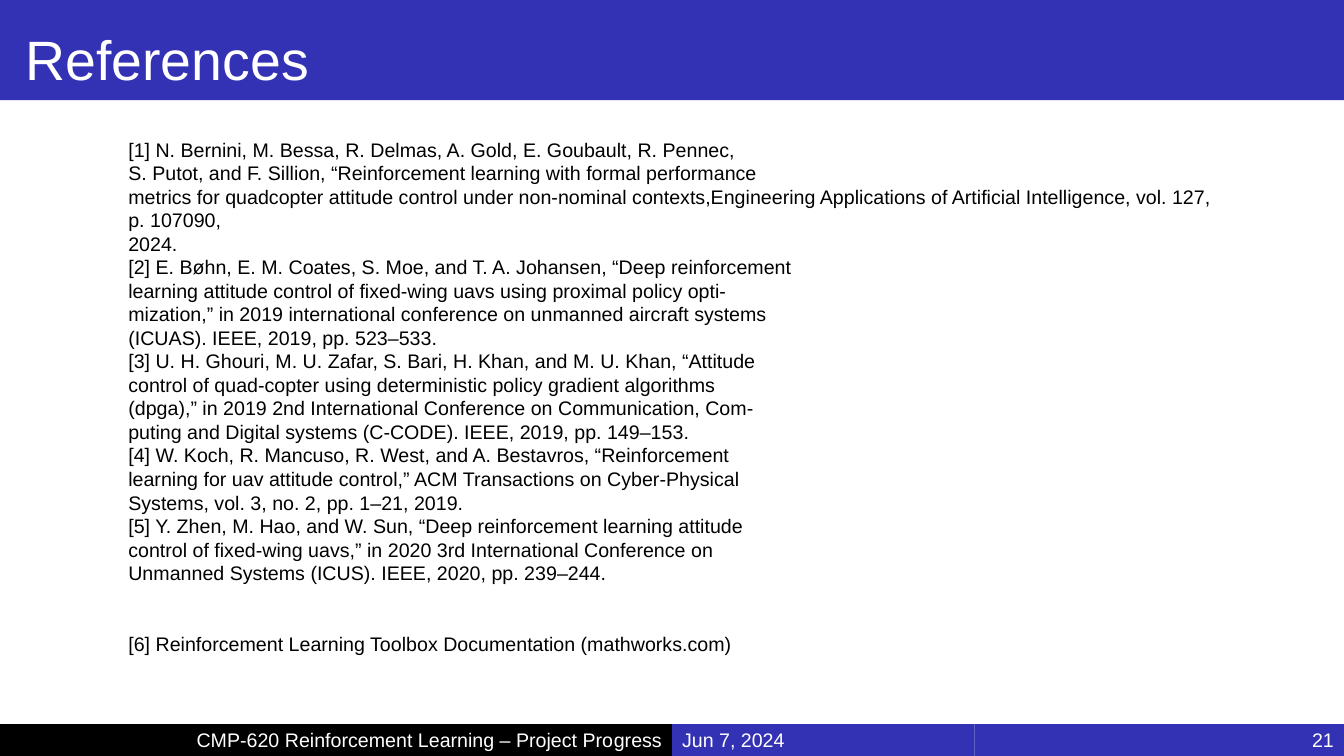
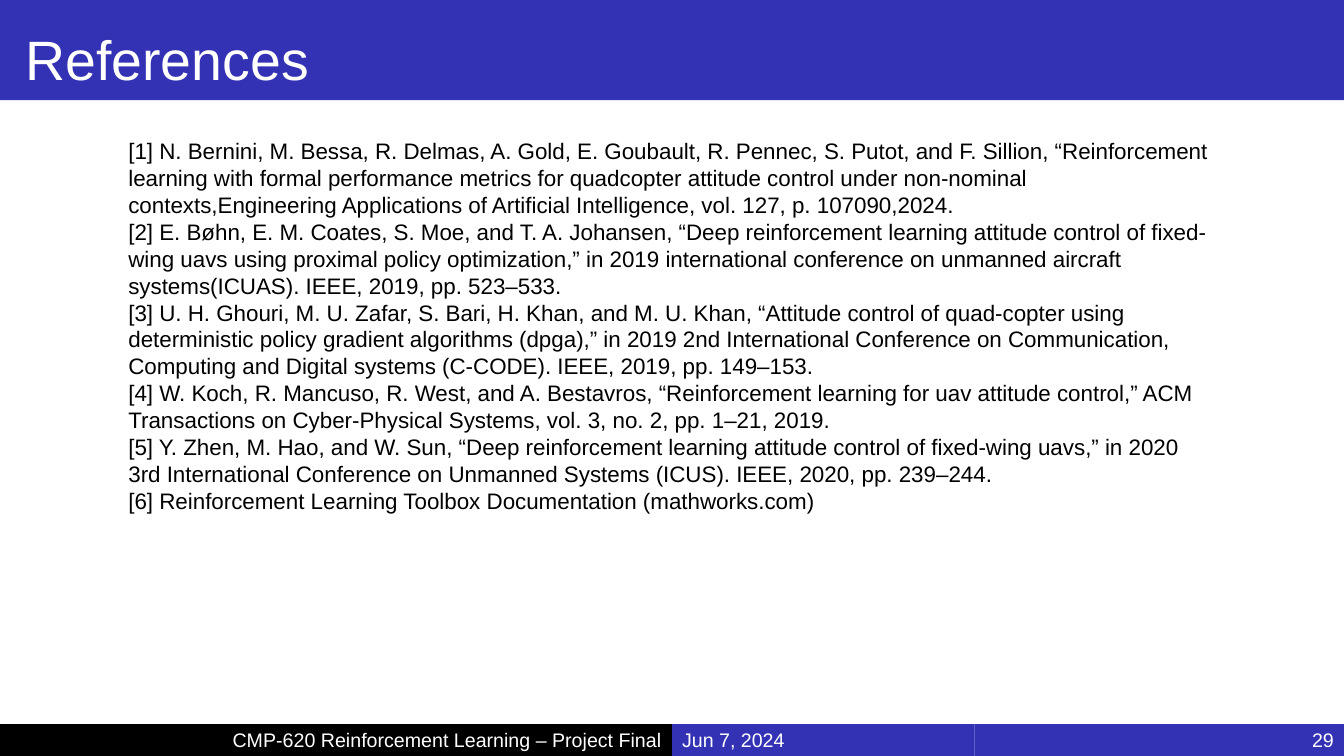
Before and after one commit to MucahidRidvanKaplan/ParrotQuadcopterRL, a slide deck: slide 29 of Presentations/Project_Final.pptx (slide 21 before the commit). Drawn at 1344x756 pixels with LibreOffice and Linux fonts; fonts in the diff are those of the drawing; background and template pictures are left out. Boxes give left, top, right and bottom in pixels: in the first picture for what was removed or moved away, otherwise in the second. Text is boxed around its words. In the diff, an @@ line names an element or a change of style, - is before the commit and + after.

```diff
--- a/Presentations/Project_Final.pptx
+++ b/Presentations/Project_Final.pptx
@@ text at [128, 142, 1208, 487]: text changed; size 14 to 16 pt @@
-[1] N. Bernini, M. Bessa, R. Delmas, A. Gold, E. Goubault, R. Pennec,
-S. Putot, and F. Sillion, “Reinforcement learning with formal performance
-metrics for quadcopter attitude control under non-nominal contexts,Engineering Applications of Artificial Intelligence, vol. 127, p. 107090,
-2024.
-[2] E. Bøhn, E. M. Coates, S. Moe, and T. A. Johansen, “Deep reinforcement
-learning attitude control of fixed-wing uavs using proximal policy opti-
-mization,” in 2019 international conference on unmanned aircraft systems
-(ICUAS). IEEE, 2019, pp. 523–533.
-[3] U. H. Ghouri, M. U. Zafar, S. Bari, H. Khan, and M. U. Khan, “Attitude
-control of quad-copter using deterministic policy gradient algorithms
-(dpga),” in 2019 2nd International Conference on Communication, Com-
-puting and Digital systems (C-CODE). IEEE, 2019, pp. 149–153.
-[4] W. Koch, R. Mancuso, R. West, and A. Bestavros, “Reinforcement
-learning for uav attitude control,” ACM Transactions on Cyber-Physical
-Systems, vol. 3, no. 2, pp. 1–21, 2019.
-[5] Y. Zhen, M. Hao, and W. Sun, “Deep reinforcement learning attitude
-control of fixed-wing uavs,” in 2020 3rd International Conference on
-Unmanned Systems (ICUS). IEEE, 2020, pp. 239–244.
+[1] N. Bernini, M. Bessa, R. Delmas, A. Gold, E. Goubault, R. Pennec, S. Putot, and F. Sillion, “Reinforcement learning with formal performance metrics for quadcopter attitude control under non-nominal contexts,Engineering Applications of Artificial Intelligence, vol. 127, p. 107090,2024.
+[2] E. Bøhn, E. M. Coates, S. Moe, and T. A. Johansen, “Deep reinforcement learning attitude control of fixed-wing uavs using proximal policy optimization,” in 2019 international conference on unmanned aircraft systems(ICUAS). IEEE, 2019, pp. 523–533.
+[3] U. H. Ghouri, M. U. Zafar, S. Bari, H. Khan, and M. U. Khan, “Attitude control of quad-copter using deterministic policy gradient algorithms (dpga),” in 2019 2nd International Conference on Communication, Computing and Digital systems (C-CODE). IEEE, 2019, pp. 149–153.
+[4] W. Koch, R. Mancuso, R. West, and A. Bestavros, “Reinforcement learning for uav attitude control,” ACM Transactions on Cyber-Physical Systems, vol. 3, no. 2, pp. 1–21, 2019.
+[5] Y. Zhen, M. Hao, and W. Sun, “Deep reinforcement learning attitude control of fixed-wing uavs,” in 2020 3rd International Conference on Unmanned Systems (ICUS). IEEE, 2020, pp. 239–244.
@@ text at [128, 492, 814, 514]: size 14 to 16 pt in "[6] Reinforcement Learning Toolbox Documentation (mathworks. ..." @@
@@ text in rectangle at [233, 732, 662, 751]: text changed @@
-CMP-620 Reinforcement Learning – Project Progress
+CMP-620 Reinforcement Learning – Project Final
@@ page number at [1312, 733, 1334, 747]: text changed @@
-21
+29
```
Also in this commit, not shown: 20 other slides changed, 8 slides added.
